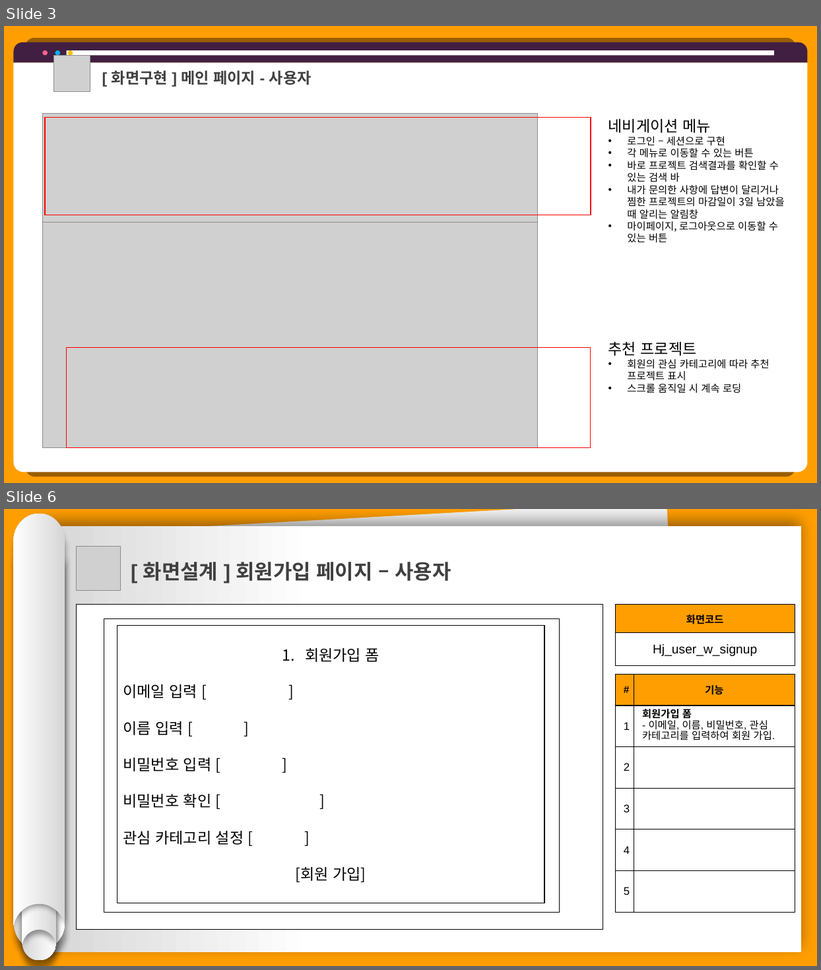
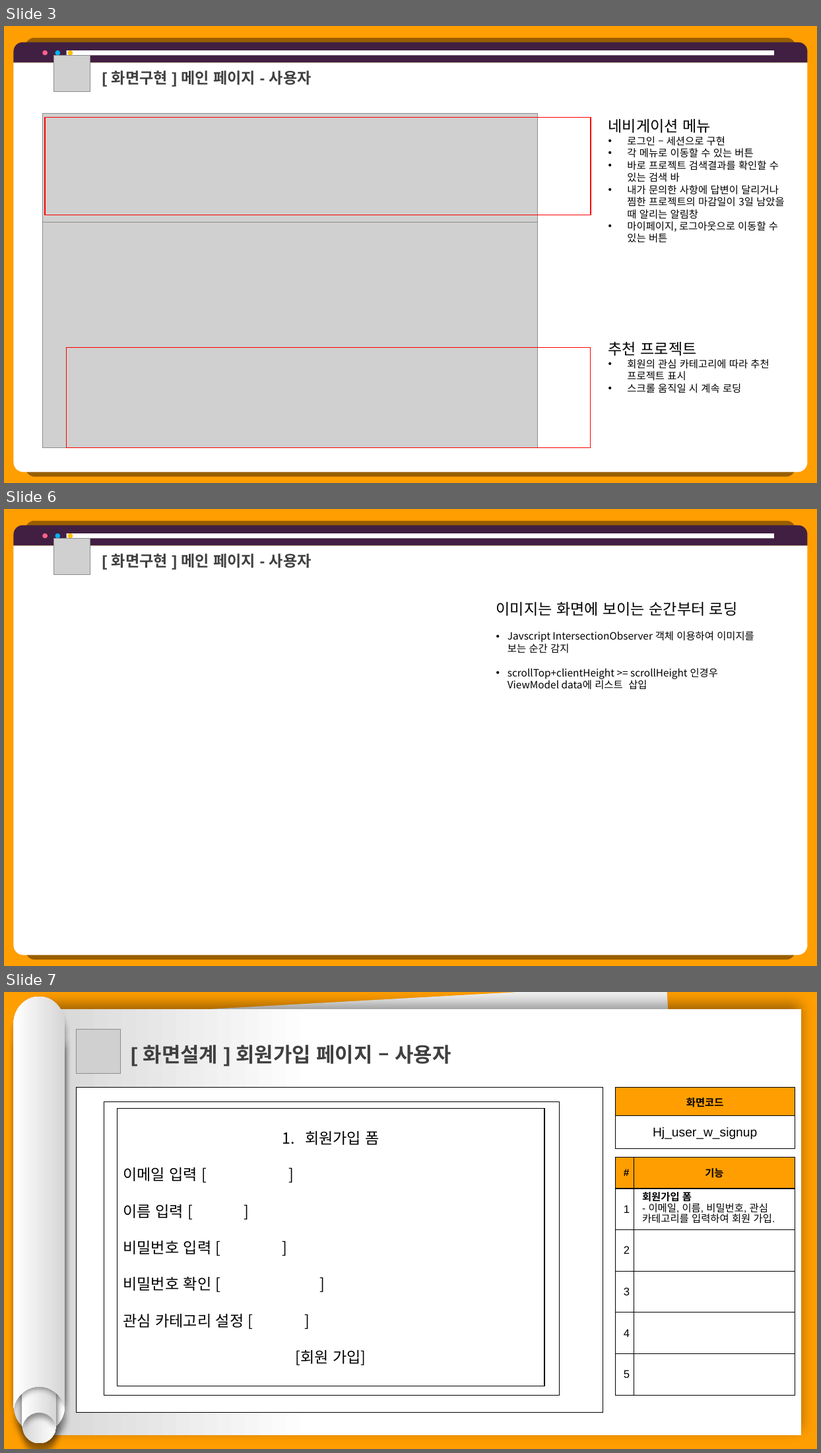
Before and after one commit to hhsw07/ezen-academy-projects, a slide deck: 0 발표용 파워포인트/project06 - 파워포인트 종합 - 형준.pptx. Shown one above the other, each under a label of ours: slides 3 and 6 before the commit, slides 3, 6 and 7 after it; the slides between them are not shown. The pictures are 821x970 and 821x1453 pixels, drawn with LibreOffice and Linux fonts; fonts in the diff are those of the drawing; grey boxes stand for pictures. Boxes give left, top, right and bottom in pixels: in the first picture for what was removed or moved away, otherwise in the second. Text is boxed around its words. In the diff, an @@ line names an element or a change of style, - is before the commit and + after.

```diff
--- a/0 발표용 파워포인트/project06 - 파워포인트 종합 - 형준.pptx
+++ b/0 발표용 파워포인트/project06 - 파워포인트 종합 - 형준.pptx
@@ slide 6 added at <box>4,509,817,966</box>, background #FF9E00 @@
@@ round same rect added at <box>14,525,808,545</box>, fill #411F42 @@
@@ round same rect added at <box>14,545,808,956</box>, fill #FFFFFF @@
@@ ellipse added at <box>42,533,48,538</box>, fill #FF6189 @@
@@ picture added at <box>54,538,90,574</box> @@
@@ ellipse added at <box>55,533,60,538</box>, fill #00B0F0 @@
@@ rectangle added at <box>66,533,774,538</box>, fill #FFFFFF @@
@@ ellipse added at <box>68,533,73,538</box>, fill #FFC000 @@
@@ text added at <box>112,553,312,568</box>, 18 pt, text #404040, bold @@
+[ 화면구현 ] 메인 페이지 - 사용자
@@ text added at <box>496,602,754,690</box>, 12 pt, text #000000 @@
+이미지는 화면에 보이는 순간부터 로딩
+• Javscript IntersectionObserver 객체 이용하여 이미지를 보는 순간 감지
+• scrollTop+clientHeight >= scrollHeight 인경우 ViewModel data에 리스트 삽입
@@ what was slide 6 is now slide 7 @@
```
Also in this commit, not shown: 2 slides changed, 2 other files.
